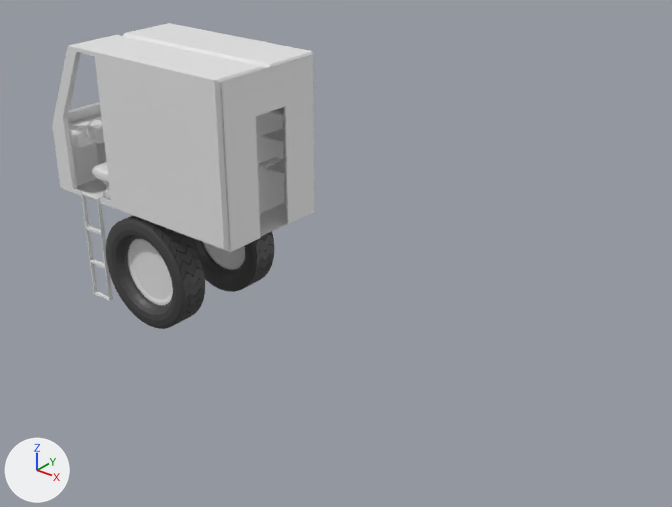
What one commit did to the FBX model Assets/Models/SM_Truck.fbx.
Before and after are seen from a 50 mm lens placed at (17.05, -15.13, 9.36), pointed at (4.63, 0.4, -0.27). Arrows for +X, +Y and +Z are at lower left; the lights stay in place. The older version comes first. Where no turn or scale is listed for an object, it has been applied to the vertices.

In view in the first picture: 'Cube.002', 'SM_Board', 'SM_Floor', 'SM_Ladder', 'SM_SteeringWheel', 'SM_Truck_Structure', 'SM_Wall.002', 'SM_Wall.003', 'SM_Wheel' and 3 more.
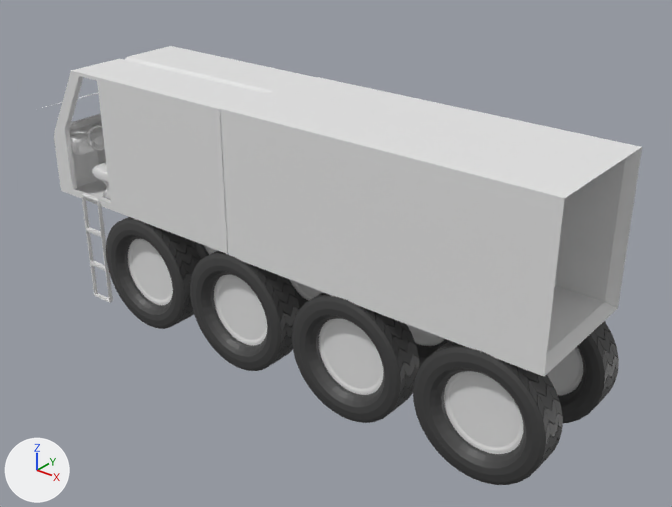
Where the newer file only moved an object's origin or applied its transform, the numbers keep the older frame.

The change, as a list of edits to the scene's bpy script:
```text
Add mat_m_truck:
    mat_m_truck = principled_material('M_Truck')
    mat_m_truck.base_color = (0.8, 0.8, 0.8)  # white #e7e7e7
Change me_plane_014:
    used by ob_sm_truck_structure; location = (0.0, 0.0, 0.0); rotation_euler = (1.571, 0.0, 0.0), in degrees (90, 0, 0); scale = (3.0, 1.0, 1.5)
    remove me_plane_014.from_pydata(...)  # 190 vertices, 192 faces; spans x -1.05..1.0, y 0.0..4.05, z -1.09..1.09
    add me_plane_014.from_pydata(...)  # 190 vertices, 192 faces; spans x -1.05..1.03, y 0.0..4.05, z -1.09..1.09
    me_plane_014 part 1: 67 of 190 vertices moved; they spanned x -1.05..1.0, y 0.0..4.05, z -1.09..1.09 and now span x -1.05..1.03, y 0.0..4.05, z -1.09..1.09; mean shift (0.02, -0.02, 0.0); largest move (0.99, 0.08, 1.09) -> (1.02, 0.0, 1.09)
Change me_plane_008:
    used by ob_sm_wall_003; location = (3.0, 0.0, 1.0)
    remove me_plane_008.from_pydata(...)  # 24 vertices, 13 faces; spans x 0.0..0.05, y -1.5..1.5, z -1.0..3.0
    add me_plane_008.from_pydata(...)  # 24 vertices, 13 faces; spans x 0.0..0.05, y -1.56..1.56, z -1.0..2.4
    me_plane_008 part 2: all 2 vertices in x 0.0..0.05, y -1.5, z 3.0 are moved by (0.0, -0.06, -0.6)
    me_plane_008 part 3: all 4 vertices in x 0.0..0.05, y -0.5..0.5, z 3.0 are moved by (0.0, 0.0, -0.6)
    me_plane_008 part 4: all 2 vertices in x 0.0..0.05, y 1.5, z 3.0 are moved by (0.0, 0.06, -0.6)
    other edits to the shape of me_plane_008 do not show in these pictures
Add me_cylinder_010:
    me_cylinder_010.from_pydata(...)  # 3200 vertices, 3204 faces; spans x -1.5..1.5, y -0.42..3.02, z -1.5..1.5
    # faces by material slot: [260, 2944]
    me_cylinder_010.materials.append(mat_m_interiorwheel)  # white #e7e7e7
    me_cylinder_010.materials.append(mat_m_exteriorwheel)  # dark grey #414141
Add me_cylinder_009:
    me_cylinder_009.from_pydata(...)  # 3200 vertices, 3204 faces; spans x -1.5..1.5, y -0.42..3.02, z -1.5..1.5
    # faces by material slot: [260, 2944]
    me_cylinder_009.materials.append(mat_m_interiorwheel)  # white #e7e7e7
    me_cylinder_009.materials.append(mat_m_exteriorwheel)  # dark grey #414141
Add me_cube_048:
    me_cube_048.from_pydata(...)  # 16 vertices, 16 faces; spans x -4.0..4.0, y -1.63..1.63, z -1.75..1.75
    me_cube_048.materials.append(mat_m_truck)  # white #e7e7e7
Remove ob_cube_002:
    ob_cube_002 = bpy.data.objects.new('Cube.002', me_cube_045)
    ob_cube_002.location = (-2.19, -0.92, 1.62)
Change ob_sm_truck_structure:
    ob_sm_truck_structure.scale: (3.0, 1.0, 1.5) -> (3.0, 0.85, 1.5)
Change ob_sm_steeringwheel:
    ob_sm_steeringwheel.location: (-2.2, -0.92, 1.69) -> (-2.2, -0.92, 1.49)
Change ob_sm_board:
    ob_sm_board.location: (-2.47, -0.02, 1.1) -> (-2.47, -0.02, 0.9)
Change ob_sm_ladder:
    ob_sm_ladder.location: (-1.83, -1.65, -2.26) -> (-1.83, -1.65, -2.31)
Add ob_sm_wheel_002:
    ob_sm_wheel_002 = bpy.data.objects.new('SM_Wheel.002', me_cylinder_010)
    ob_sm_wheel_002.location = (6.48, -1.3, -1.5)
Add ob_sm_wheel_001:
    ob_sm_wheel_001 = bpy.data.objects.new('SM_Wheel.001', me_cylinder_009)
    ob_sm_wheel_001.location = (3.18, -1.3, -1.5)
Add ob_sm_container:
    ob_sm_container = bpy.data.objects.new('SM_Container', me_cube_048)
    ob_sm_container.location = (7.09, 0.0, 1.71)
Add ob_sm_wheel_003:
    ob_sm_wheel_003 = bpy.data.objects.new('SM_Wheel.003', me_cylinder_010.copy())
    ob_sm_wheel_003.location = (9.78, -1.3, -1.5)
```

Boxes (x1, y1, x2, y2) around the edits, measured in the pictures (672 x 507 px; the box of a moved part takes in the faces that stretch with it):
'SM_Container', added
    after: (220, 77, 642, 376)
'SM_Truck_Structure', reshaped, rescaled (9% shorter)
    before: (52, 23, 315, 252)
    after: (54, 46, 316, 254)
'SM_Wheel.003', added
    after: (413, 321, 619, 485)
'SM_Wheel.002', added
    after: (292, 292, 450, 423)
'SM_Wall.003', reshaped (not visible afterwards)
    before: (220, 55, 314, 252)
'SM_Wheel.001', added
    after: (190, 251, 323, 371)
'SM_Ladder', moved
    before: (81, 192, 113, 301)
    after: (81, 194, 113, 303)
'SM_Board', moved
    before: (68, 114, 107, 165)
    after: (69, 121, 106, 165)
'SM_SteeringWheel', moved
    before: (87, 118, 104, 144)
    after: (87, 125, 105, 151)
'Cube.002', deleted
    before: (92, 128, 103, 138)
part 1 of me_plane_014, moved or reshaped
    before: (60, 34, 315, 252)
    after: (60, 57, 316, 254)
part 2 of me_plane_008, moved or reshaped (not visible afterwards)
    before: (220, 73, 256, 127)
part 3 of me_plane_008, moved or reshaped (not visible afterwards)
    before: (252, 64, 285, 116)
part 4 of me_plane_008, moved or reshaped (not visible afterwards)
    before: (283, 55, 313, 106)
'SM_Wall.002', unchanged, covered by the edit
    before: (256, 112, 285, 213)
